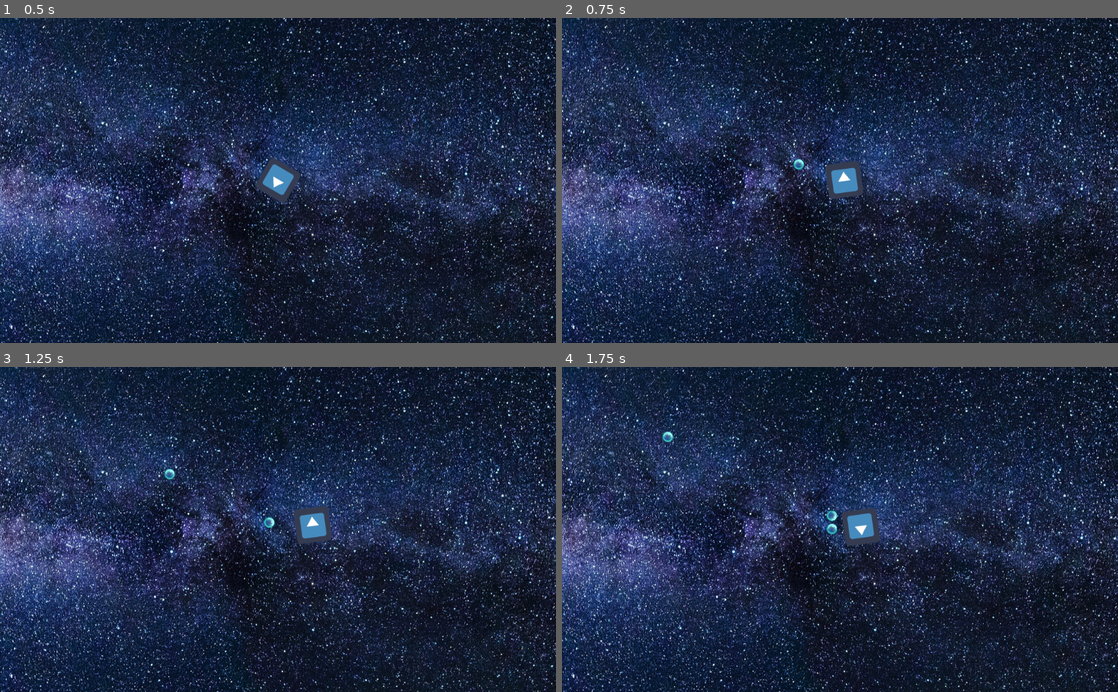
Above: before the commit, frames 1-4 (two rows, left to right).
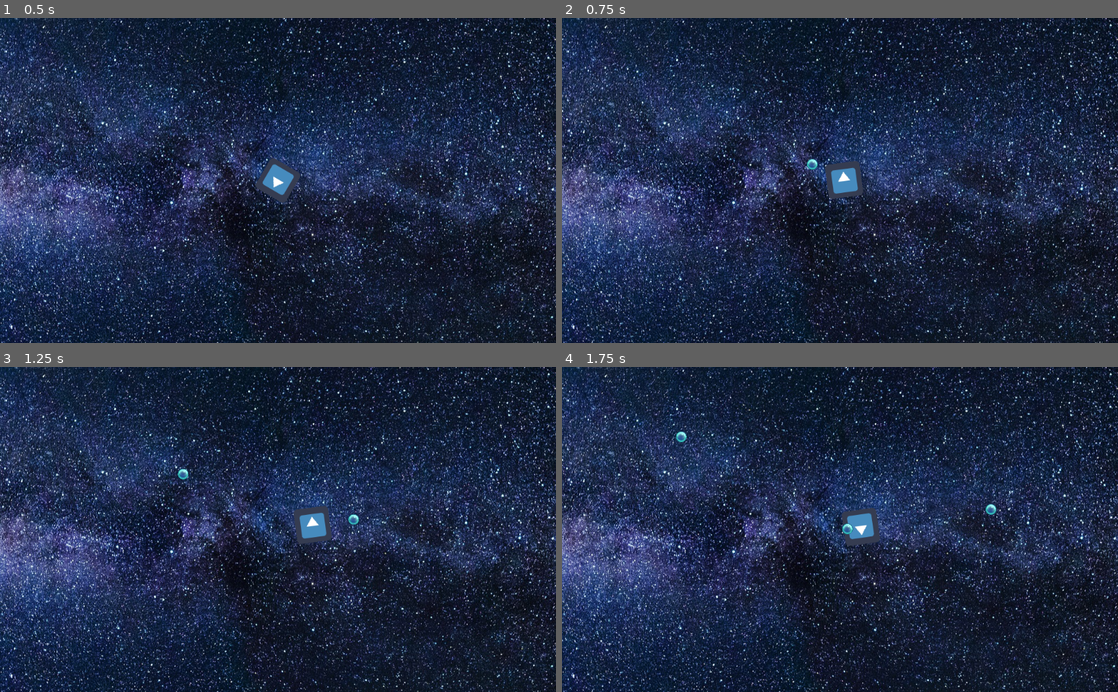
Above: after the commit, the same moments.

Repository: BoontonHighSchool/Mouse_Movement
Game: Godot game, scene res://World.tscn
Same seed, same stepped clock (60 frames per second), same inputs: the game is played once before the commit and once after it. The engine's default icon, where the game draws it, is replaced by a stand-in: a white triangle on a blue panel in a dark square.
Inputs (mouse positions are in pixels of both pictures, inside the frame that each line leads up to):
- Up to frame 1 (0.5 s): no input
- Up to frame 2 (0.75 s): tap Enter (ui_accept) at 0.5 s; move the mouse to (962, 164) at 0.52 s; click (962, 164) at 0.67 s
- Up to frame 3 (1.25 s): tap Enter (ui_accept) at 0.77 s
- Up to frame 4 (1.75 s): move the mouse to (728, 545) at 1.27 s; click (728, 545) at 1.42 s; tap Enter (ui_accept) at 1.52 s

Frame 1 is identical in both runs. In frame 2, 0.1% of the frame differs, in the area x 41-55%, y 43-54%; in frame 3, 0.2%; in frame 4, 0.3%, in the area x 18-79%, y 19-53%.
Error before the commit: Invalid get index 'global_position' (on base: 'GDScriptNativeClass'). (res://Area2D.gd:14)

Commit message:
Update Area2D.gd

Diff:
--- a/Area2D.gd
+++ b/Area2D.gd
@@ -11,7 +11,7 @@
 		var projectile = preload("res://Projectile.tscn").instance()
 		get_parent().add_child(projectile) #don't want bullet to move with me, so add it as child of parent
 		projectile.shoot_at_mouse(self.global_position)
-		projectile.position = self/Position2D.global_position #use node for shoot position
+		projectile.position = self.global_position #use node for shoot position
 		projectile.add_collision_exception_with(self) # don't want player to collide with bullet
 
 
